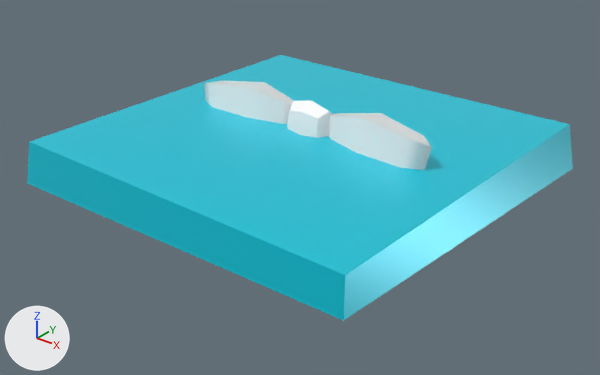
The Blender file Assets/PLaceholder/present/Present.blend as it was, and as the next commit left it.
Rendered twice from a 50 mm lens placed at (0.37, -0.474, 0.248), pointed at (-0.005, -0.005, -0.043). Every picture has the same lights, and +X, +Y and +Z are marked at lower left.

The scene before the commit, as lines of its bpy script (objects in view):
```python
me_cube_002 = bpy.data.meshes.new('Cube.002')
me_cube_002.from_pydata([(-0.141, -0.155, 0.01), (-0.146, 0.141, 0.006), (0.145, -0.152, 0.004), (0.15, 0.146, 0.003), (-0.148, -0.158, -0.025), (-0.153, 0.143, -0.034), (0.156, 0.152, -0.036), (0.147, -0.155, -0.023)], [], [(4, 0, 1, 5), (5, 1, 3, 6), (6, 3, 2, 7), (7, 2, 0, 4), (3, 1, 0, 2)])
me_cube_002.polygons.foreach_set('use_smooth', [True] * 5)
me_cube_002.materials.append(mat_material_001)  # cyan #00d1e7
me_cube_003 = bpy.data.meshes.new('Cube.003')
me_cube_003.from_pydata(...)  # 26 vertices, 24 faces; spans x -0.0215..0.0215, y -0.0147..0.0147, z -0.0302..0.0302
me_cube_003.polygons.foreach_set('use_smooth', [True] * 24)
me_cube_003.materials.append(mat_material)  # white #ffffff
me_cube_006 = bpy.data.meshes.new('Cube.006')
me_cube_006.from_pydata(...)  # 24 vertices, 16 faces; spans x -0.1102..-0.0149, y -0.0198..0.0135, z -0.0432..0.0325
me_cube_006.polygons.foreach_set('use_smooth', [True] * 16)
me_cube_006.materials.append(mat_material)  # white #ffffff
me_cube_009 = bpy.data.meshes.new('Cube.009')
me_cube_009.from_pydata(...)  # 24 vertices, 16 faces; spans x 0.0149..0.1102, y -0.0198..0.0135, z -0.0432..0.0325
me_cube_009.polygons.foreach_set('use_smooth', [True] * 16)
me_cube_009.materials.append(mat_material)  # white #ffffff
ob_noh = bpy.data.objects.new('Noh', me_cube_003)
ob_noh.location = (0.0, 0.0, 0.0)
ob_noh_003 = bpy.data.objects.new('Noh.003', me_cube_006)
ob_noh_003.location = (0.0, 0.0, 0.0)
ob_noh_004 = bpy.data.objects.new('Noh.004', me_cube_009)
ob_noh_004.location = (0.0, 0.0, 0.0)
ob_tampa = bpy.data.objects.new('Tampa', me_cube_002)
ob_tampa.location = (0.0, 0.0, 0.0)
```
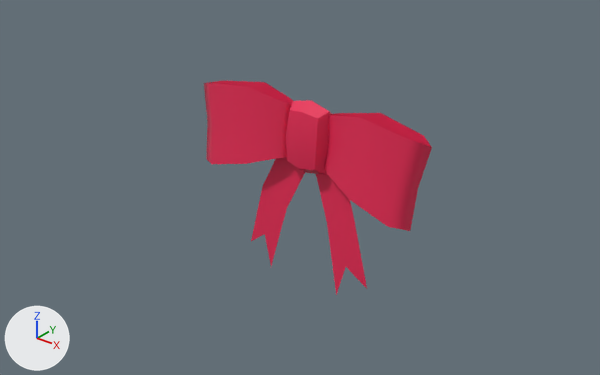
What the commit changed:
Material 'Material.002' (mat_material_002) is new.
Its base color is (0.8, 0.0201, 0.0895) (red #e72754).
me_cube_002 has 8 vertices, 5 faces and spans x -0.153..0.156, y -0.158..0.152, z -0.036..0.01.
me_cube_002 no longer uses material mat_material_001 (cyan #00d1e7).
me_cube_002 now uses material mat_material (white #ffffff).
me_cube_003 has 26 vertices, 24 faces and spans x -0.0215..0.0215, y -0.0147..0.0147, z -0.0302..0.0302.
me_cube_003 no longer uses material mat_material (white #ffffff).
me_cube_003 now uses material mat_material_002 (red #e72754).
me_cube_006 has 24 vertices, 16 faces and spans x -0.1102..-0.0149, y -0.0198..0.0135, z -0.0432..0.0325.
me_cube_006 no longer uses material mat_material (white #ffffff).
me_cube_006 now uses material mat_material_002 (red #e72754).
me_cube_009 has 24 vertices, 16 faces and spans x 0.0149..0.1102, y -0.0198..0.0135, z -0.0432..0.0325.
me_cube_009 no longer uses material mat_material (white #ffffff).
me_cube_009 now uses material mat_material_002 (red #e72754).
Object 'Tampa' (ob_tampa) is now hidden.

Boxes (x1, y1, x2, y2) around the edits, measured in the pictures (600 x 375 px):
'Tampa', hidden (cyan)
    before: (27, 55, 573, 321)
'Noh.004', recoloured (white to red)
    both: (324, 113, 432, 231)
'Noh.003', recoloured (white to red)
    both: (204, 81, 293, 164)
'Noh', recoloured (white to red)
    both: (286, 100, 332, 174)
'Noh.002', unchanged, uncovered by the edit
    after: (316, 172, 367, 295)
'Noh.001', unchanged, uncovered by the edit
    after: (251, 157, 305, 266)
